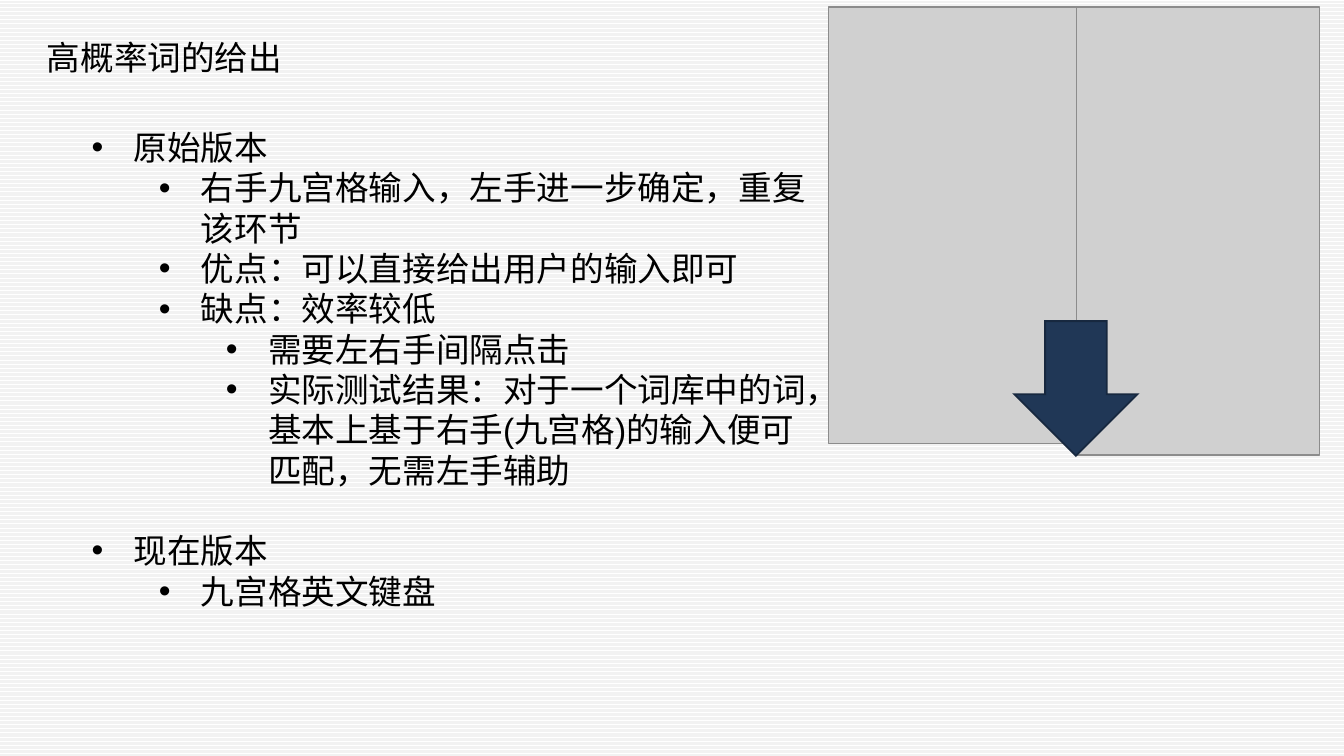
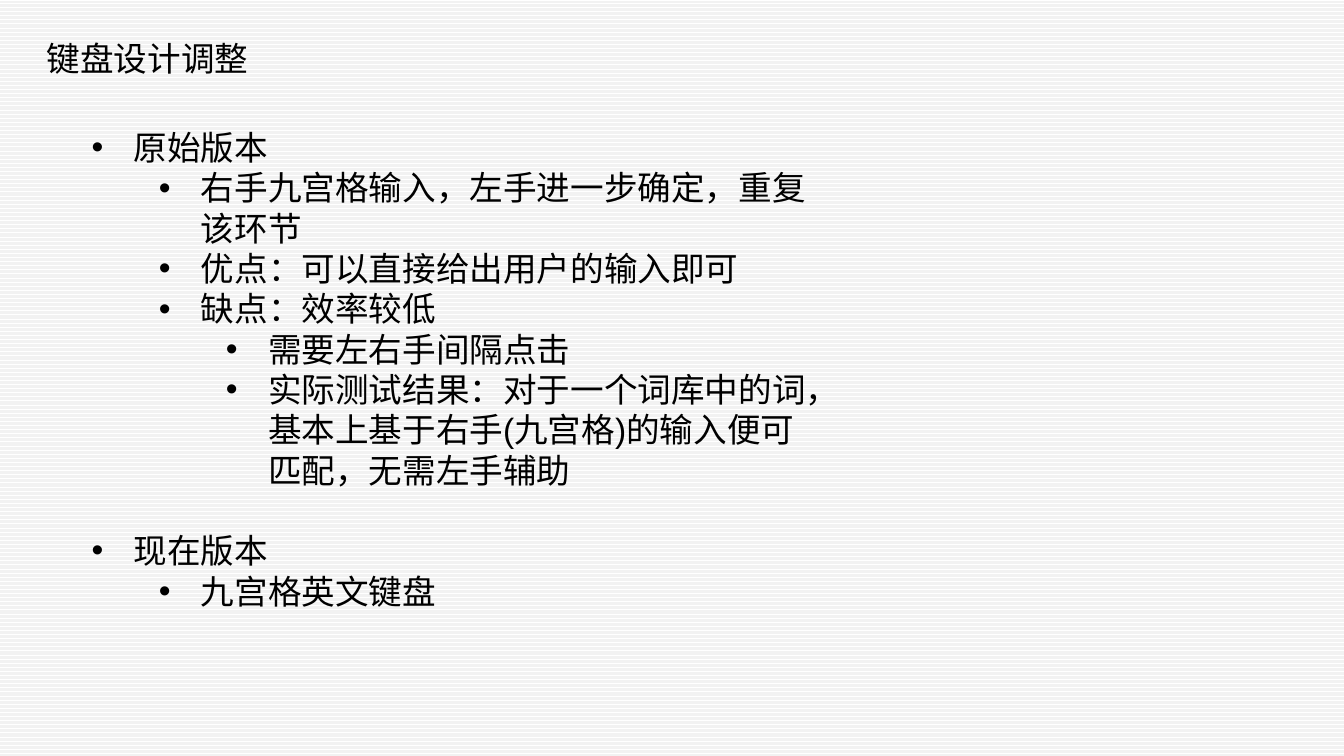
Before and after one commit to jiyixiong/keyboard, a slide deck: slide 3 of 人机交互.pptx (slide 10 before the commit). Drawn at 1344x756 pixels with LibreOffice and Linux fonts; fonts in the diff are those of the drawing; grey boxes stand for pictures. Boxes give left, top, right and bottom in pixels: in the first picture for what was removed or moved away, otherwise in the second. Text is boxed around its words. In the diff, an @@ line names an element or a change of style, - is before the commit and + after.

Commit message:
add change to ppt

```diff
--- a/人机交互.pptx
+++ b/人机交互.pptx
@@ picture removed at [829,7,1079,444] @@
@@ picture removed at [1077,7,1320,454] @@
@@ text at [47,42,249,74]: text changed @@
-高概率词的给出
+键盘设计调整
@@ down arrow removed at [1015,321,1138,456] @@
```
Also in this commit, not shown: 3 slides added, 7 slides removed, 1 other file.
